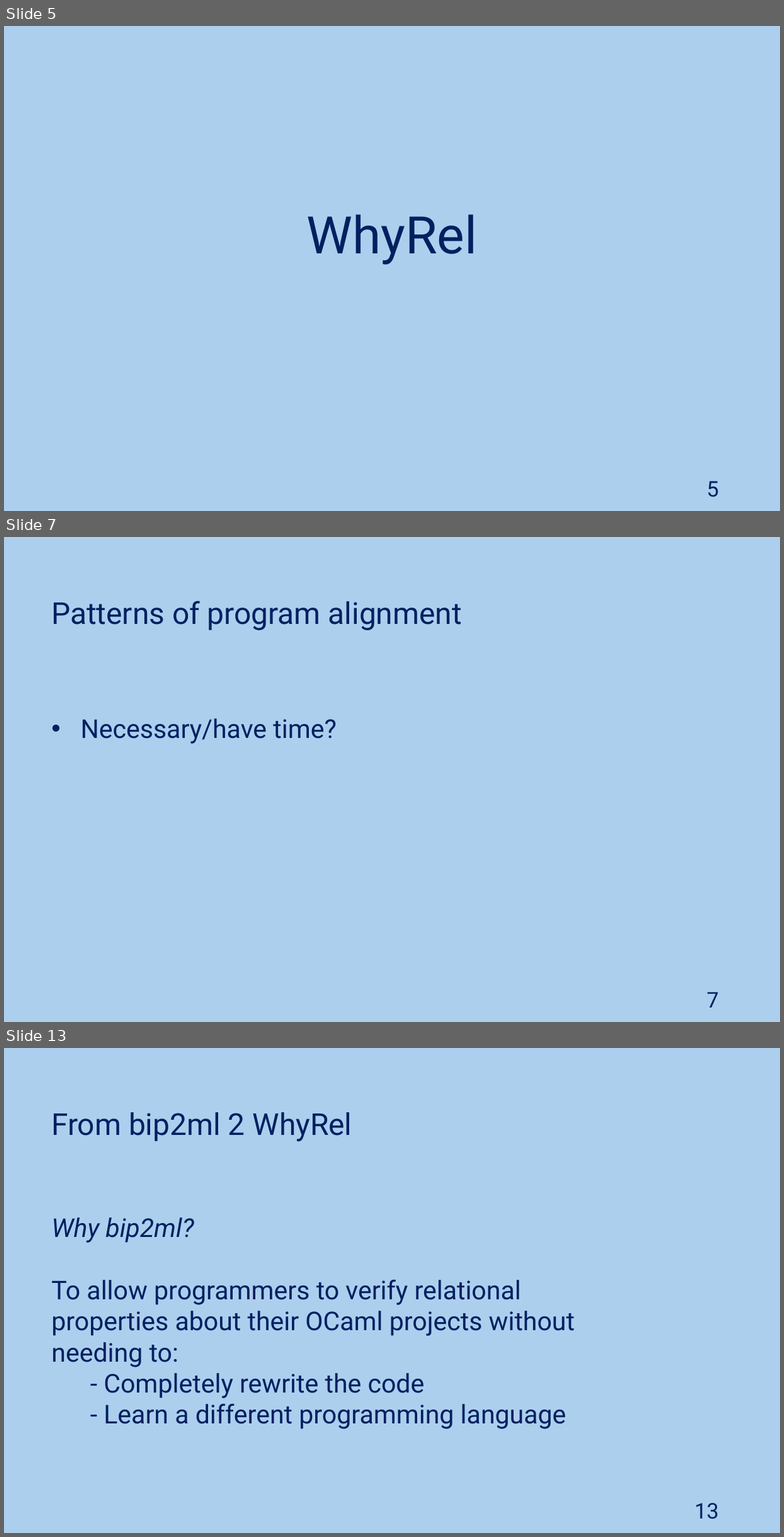
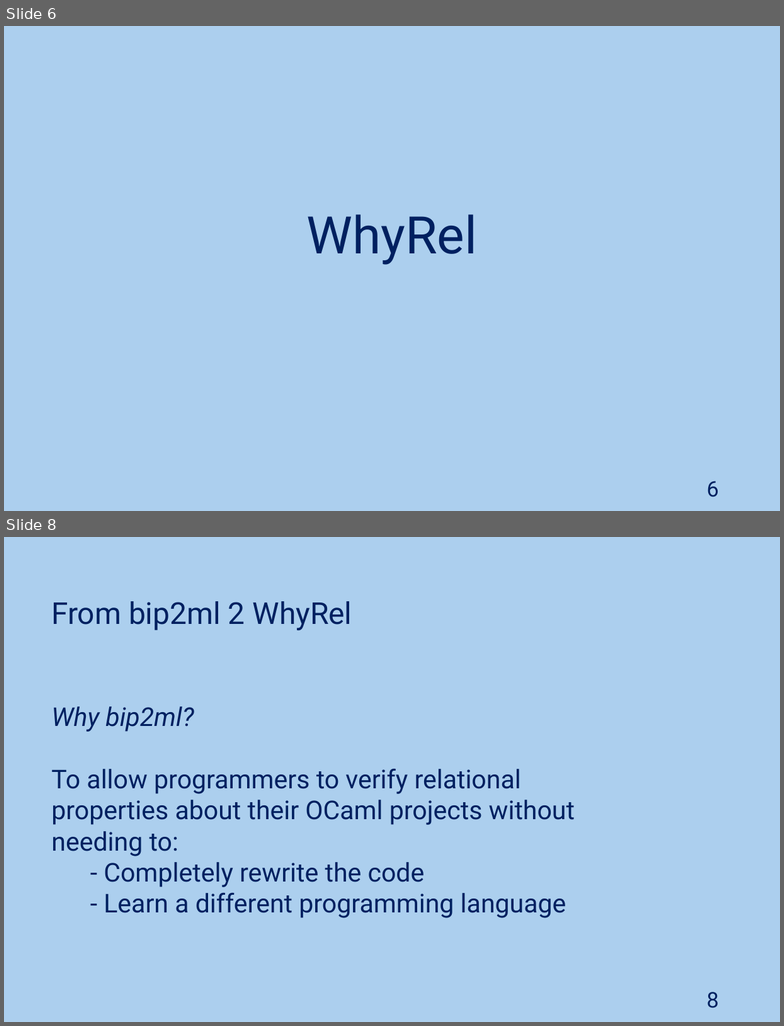
Before and after one commit to JoaoNini75/MasterThesis, a slide deck: tese/presentation/Ap Tese.pptx. Shown one above the other, each under a label of ours: slides 5, 7 and 13 before the commit, slides 6 and 8 after it; the slides between them are not shown. The pictures are 784x1537 and 784x1026 pixels, drawn with LibreOffice and Linux fonts; fonts in the diff are those of the drawing. Boxes give left, top, right and bottom in pixels: in the first picture for what was removed or moved away, otherwise in the second. Text is boxed around its words. In the diff, an @@ line names an element or a change of style, - is before the commit and + after.

```diff
--- a/tese/presentation/Ap Tese.pptx
+++ b/tese/presentation/Ap Tese.pptx
@@ slide 7 removed at bbox=[4, 537, 780, 1022], background #ACCFEE @@
@@ text removed at bbox=[51, 601, 462, 630] @@
-Patterns of program alignment
@@ text removed at bbox=[81, 718, 337, 744] @@
-• Necessary/have time?
@@ page number removed at bbox=[707, 992, 719, 1008] @@
-7
@@ what was slide 5 is now slide 6 @@
@@ page number at bbox=[707, 481, 719, 497]: text changed @@
-5
+6
@@ what was slide 13 is now slide 8 @@
@@ page number at bbox=[707, 992, 719, 1008]: text changed @@
-13
+8
```
Also in this commit, not shown: 4 slides changed, 4 slides added, 12 other slides removed.
